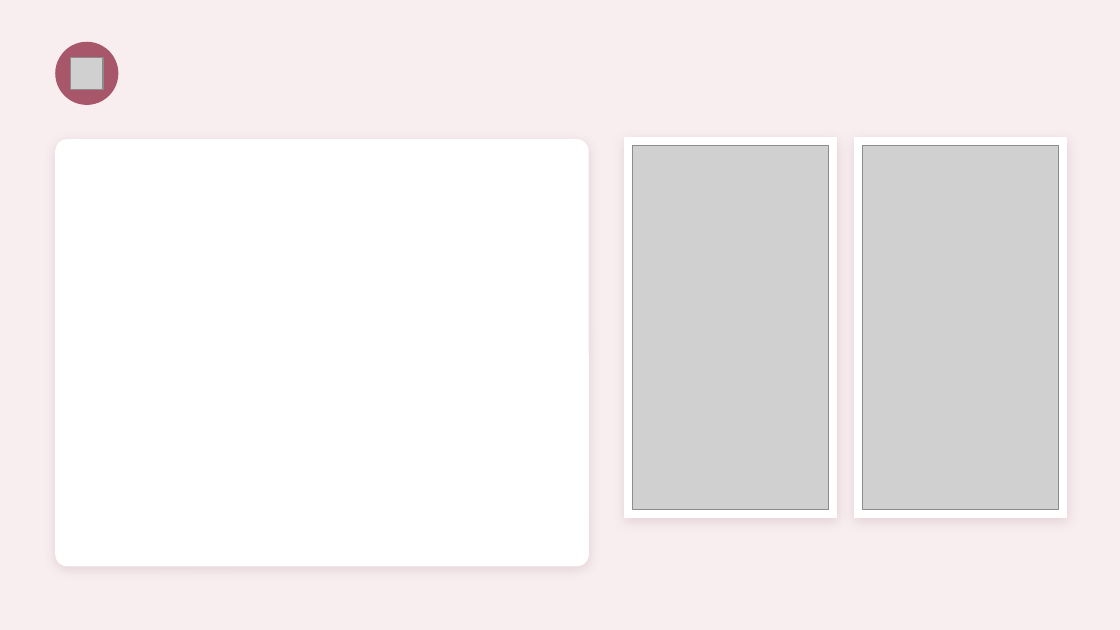
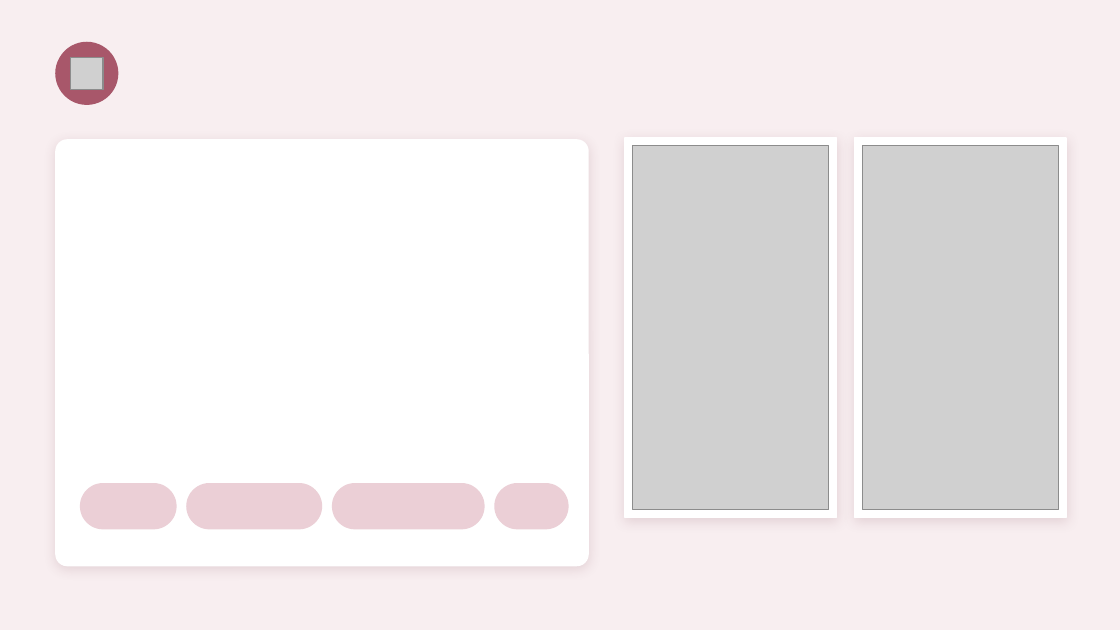
Before and after one commit to tdrzt4grdp-beep/P, a slide deck: slide 2 of svatebni_uces/pozadi/graficka_vrstva.pptx. Drawn at 1120x630 pixels with LibreOffice and Linux fonts; fonts in the diff are those of the drawing; grey boxes stand for pictures. Boxes give left, top, right and bottom in pixels: in the first picture for what was removed or moved away, otherwise in the second. Text is boxed around its words. In the diff, an @@ line names an element or a change of style, - is before the commit and + after.

```diff
--- a/svatebni_uces/pozadi/graficka_vrstva.pptx
+++ b/svatebni_uces/pozadi/graficka_vrstva.pptx
@@ rounded rectangle added at (81, 484, 176, 529), fill #EBCFD6, outline #EBCFD6 1 pt @@
@@ rounded rectangle added at (187, 484, 321, 529), fill #EBCFD6, outline #EBCFD6 1 pt @@
@@ rounded rectangle added at (333, 484, 484, 529), fill #EBCFD6, outline #EBCFD6 1 pt @@
@@ rounded rectangle added at (495, 484, 568, 529), fill #EBCFD6, outline #EBCFD6 1 pt @@
```
Also in this commit, not shown: 1 slide added, 1 slide removed, 6 other files.
